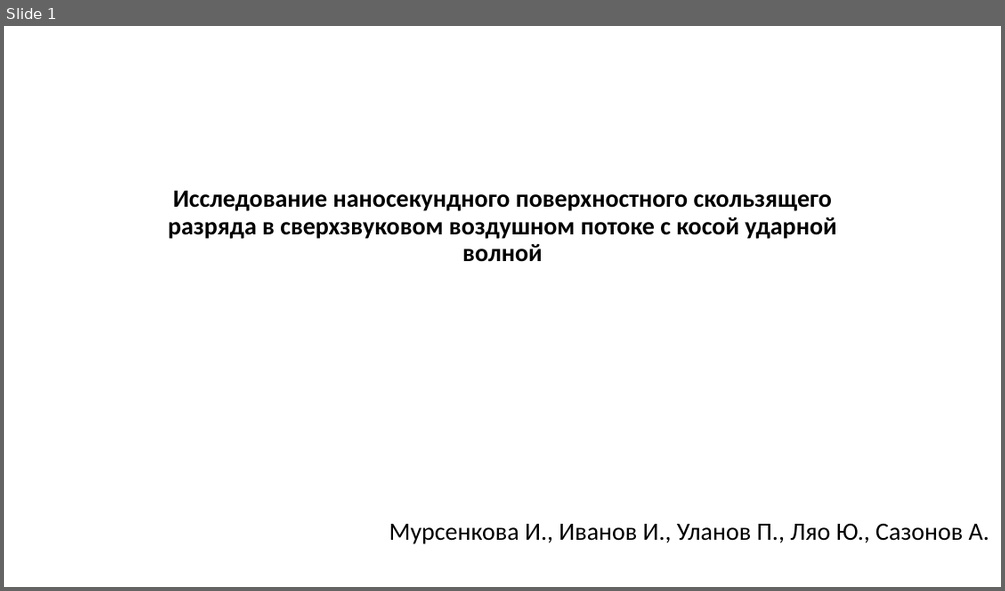
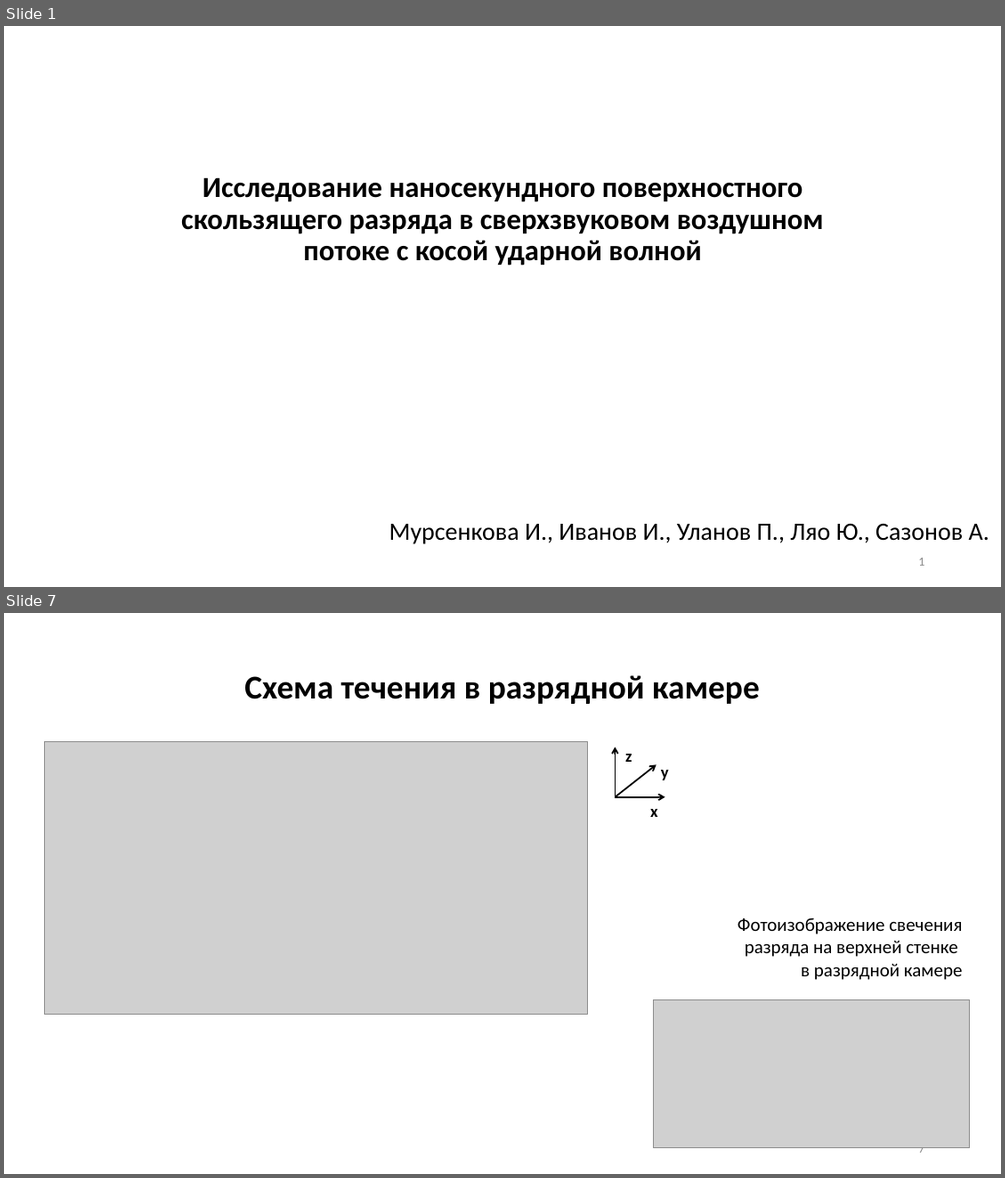
Before and after one commit to ulanich/msu, a slide deck: конференция/конференция.pptx. Shown one above the other, each under a label of ours: slide 1 before the commit, slides 1 and 7 after it; the slides between them are not shown. The pictures are 1005x591 and 1005x1178 pixels, drawn with LibreOffice and Linux fonts; fonts in the diff are those of the drawing; grey boxes stand for pictures. Boxes give left, top, right and bottom in pixels: in the first picture for what was removed or moved away, otherwise in the second. Text is boxed around its words. In the diff, an @@ line names an element or a change of style, - is before the commit and + after.

```diff
--- a/конференция/конференция.pptx
+++ b/конференция/конференция.pptx
@@ slide 7 added at (x1=4, y1=613, x2=1001, y2=1174), background #FFFFFF @@
@@ text added at (x1=244, y1=675, x2=760, y2=704), 32 pt, text #000000, bold @@
+Схема течения в разрядной камере
@@ picture added at (x1=44, y1=742, x2=588, y2=1014) @@
@@ group added at (x1=615, y1=747, x2=669, y2=817): 3 arrows, 3 texts @@
+x
+z
+y
@@ text added at (x1=737, y1=917, x2=963, y2=980), 18 pt, text #000000 @@
+Фотоизображение свечения разряда на верхней стенке
+в разрядной камере
@@ picture added at (x1=653, y1=999, x2=970, y2=1148) @@
@@ page number added at (x1=918, y1=1147, x2=924, y2=1152), 12 pt, text #8C8C8C @@
+7
@@ slide 1 changed as well @@
@@ title "Исследование наносекундного поверхностного скользящего разря ..." at (x1=181, y1=183, x2=824, y2=265): size 24 to 28 pt @@
@@ page number added at (x1=918, y1=557, x2=924, y2=565), 12 pt, text #8C8C8C @@
+1
```
Also in this commit, not shown: 7 other slides added, 1 slide removed.
